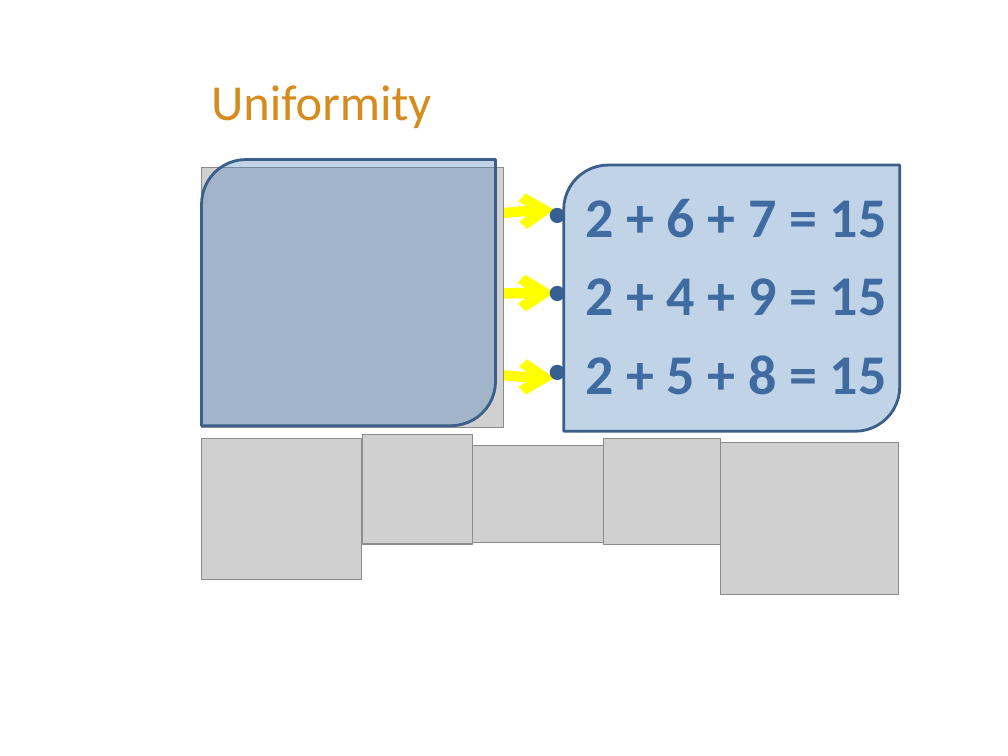
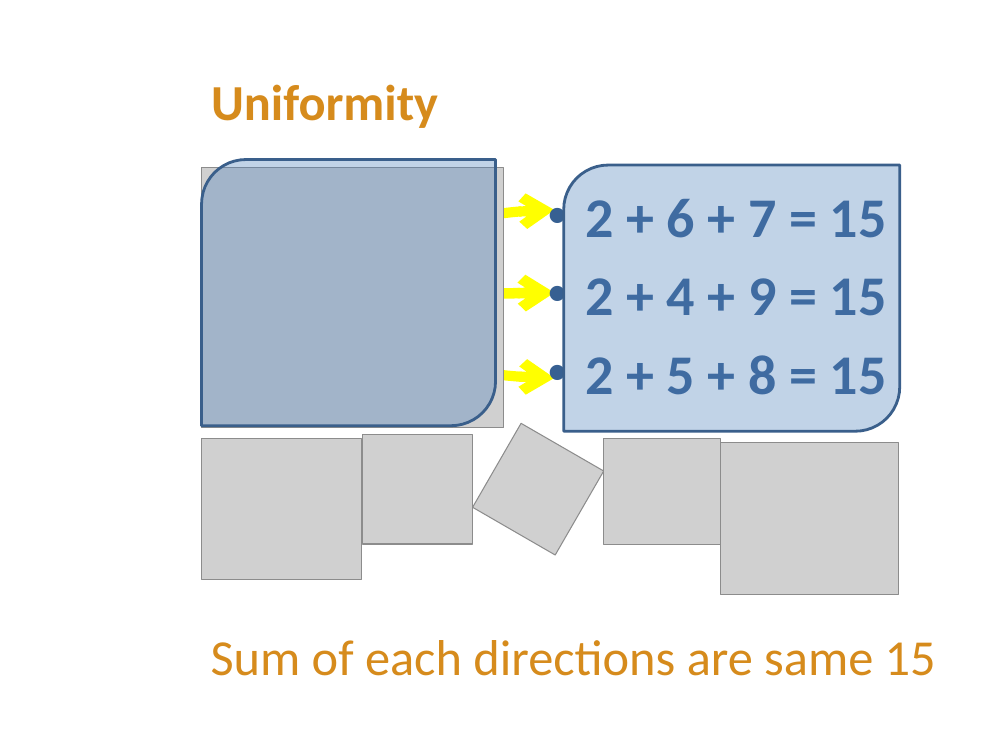
Before and after one commit to FeedMapping/Schema, a slide deck: slide 30 of slide/ppt/Mapping-Out.pptx (slide 11 before the commit). Drawn at 1008x756 pixels with LibreOffice and Linux fonts; fonts in the diff are those of the drawing; grey boxes stand for pictures; background and template pictures are left out. Boxes give left, top, right and bottom in pixels: in the first picture for what was removed or moved away, otherwise in the second. Text is boxed around its words. In the diff, an @@ line names an element or a change of style, - is before the commit and + after.

```diff
--- a/slide/ppt/Mapping-Out.pptx
+++ b/slide/ppt/Mapping-Out.pptx
@@ title "Uniformity" at box(211, 84, 438, 128): bold on @@
@@ picture at box(473, 423, 604, 555): rotation 0 to 30 degrees @@
@@ text added at box(211, 640, 936, 676), 36 pt, text #D68B1C @@
+Sum of each directions are same 15
```
Also in this commit, not shown: 4 other slides changed, 4 slides added, 1 slide removed.
